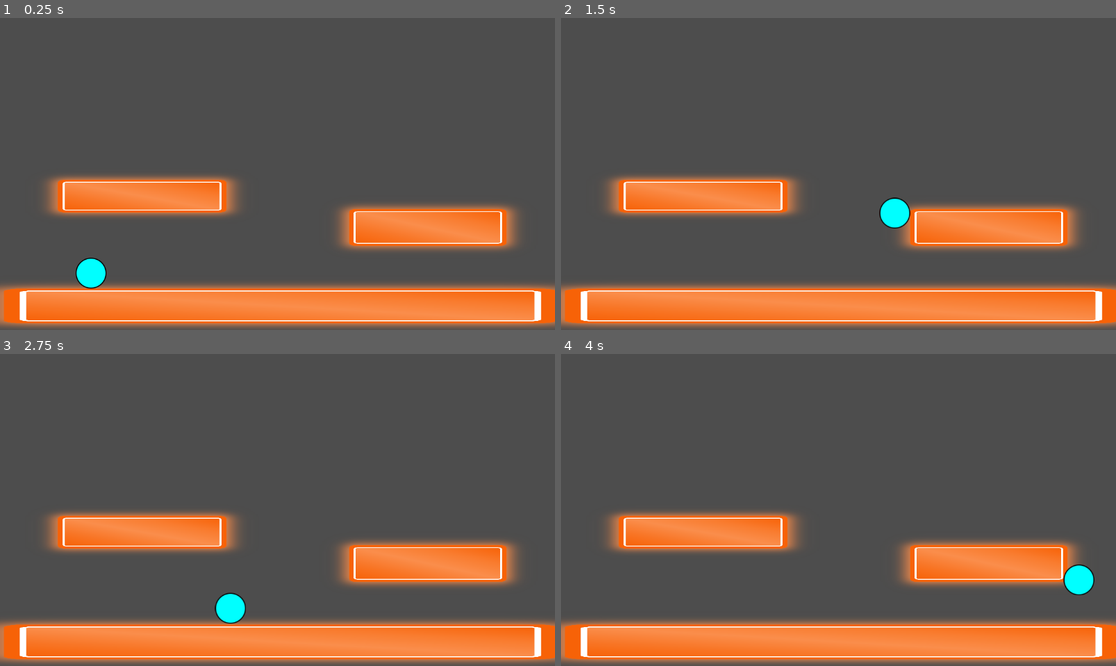
Above: before the commit, frames 1-4 (two rows, left to right).
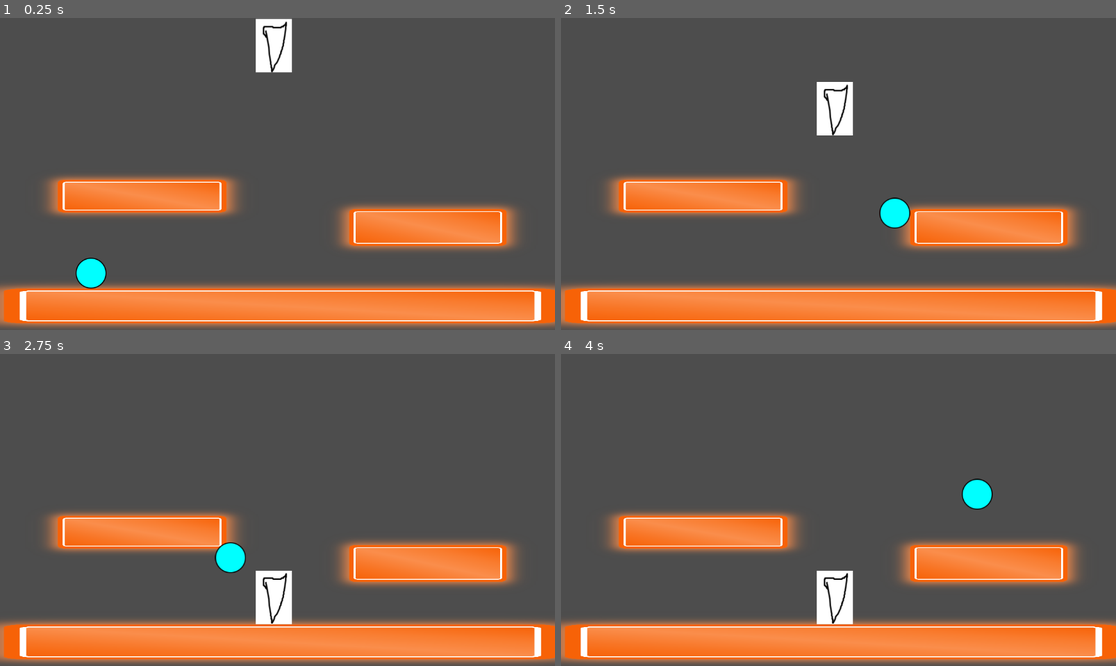
Above: after the commit, the same moments.

Repository: untitledfish/BowlingGame
Game: Godot game, scene res://Scenes/Maps/TestMap.tscn
Two runs of this game, one before a commit and one after it. Both use one fixed random seed, a clock stepped at 60 frames per second and the inputs below.
Inputs:
- Up to frame 1 (0.25 s): no input
- Up to frame 2 (1.5 s): tap Enter at 0.5 s; hold Shift (Run) 0.53-1.28 s; hold Right (ui_right) from 0.53 s (still down); tap Space at 0.77 s; tap Ctrl at 1.35 s
- Up to frame 3 (2.75 s): tap Space at 1.52 s; release Right (ui_right) at 2.03 s; hold Left (ui_left) from 2.03 s (still down); hold Shift (Run) from 2.03 s (still down)
- Up to frame 4 (4 s): release Left (ui_left) at 2.78 s; release Shift (Run) at 2.78 s; hold Right (ui_right) from 2.78 s (still down); tap Ctrl at 2.85 s; tap Space at 3.02, 3.77 s; hold Shift (Run) from 3.53 s (still down)

The runs differ from the first frame. In frame 1, 1.1% of the frame differs, in the area x 46-53%, y 0-18%; in frame 2, 1.1%; in frame 3, 2.0%; in frame 4, 2.0%, in the area x 46-97%, y 39-87%.

Commit message:
Falling Pin Enemy
Also had to adjust collision mask/layers on MC, and made groups for Player and Enemies

Diff:
--- a/Scenes/Characters/MainCharacter.tscn
+++ b/Scenes/Characters/MainCharacter.tscn
@@ -6,19 +6,21 @@
 [sub_resource type="CircleShape2D" id="CircleShape2D_4d8f1"]
 radius = 31.0483
 
-[node name="MainCharacter" type="Node2D"]
+[node name="MainCharacter" type="Node2D" groups=["Player"]]
 
-[node name="CharacterBody2D" type="CharacterBody2D" parent="."]
+[node name="Player" type="CharacterBody2D" parent="."]
 position = Vector2(577, 345)
+collision_layer = 3
+collision_mask = 3
 script = ExtResource("1_qurkh")
 
-[node name="CollisionShape2D" type="CollisionShape2D" parent="CharacterBody2D"]
+[node name="CollisionShape2D" type="CollisionShape2D" parent="Player"]
 shape = SubResource("CircleShape2D_4d8f1")
 
-[node name="BallSprite" type="Sprite2D" parent="CharacterBody2D"]
+[node name="BallSprite" type="Sprite2D" parent="Player"]
 texture = ExtResource("2_b3s68")
 
-[node name="DashCD" type="Timer" parent="CharacterBody2D"]
+[node name="DashCD" type="Timer" parent="Player"]
 one_shot = true
 
-[connection signal="timeout" from="CharacterBody2D/DashCD" to="CharacterBody2D" method="_on_dash_cd_timeout"]
+[connection signal="timeout" from="Player/DashCD" to="Player" method="_on_dash_cd_timeout"]
--- /dev/null
+++ b/Scenes/Characters/pincicle.tscn
@@ -0,0 +1,37 @@
+[gd_scene load_steps=5 format=3 uid="uid://stverqcy4ocr"]
+
+[ext_resource type="Script" path="res://Scripts/Characters/Pincicle.gd" id="1_ut7c6"]
+[ext_resource type="Texture2D" uid="uid://bbt8p5ejrhxkx" path="res://Sprites/Characters/BasicEnemies/pincicle_placeholder.png" id="2_0fhjt"]
+
+[sub_resource type="RectangleShape2D" id="RectangleShape2D_ogikw"]
+size = Vector2(70.25, 40.75)
+
+[sub_resource type="RectangleShape2D" id="RectangleShape2D_7qglg"]
+size = Vector2(75, 111)
+
+[node name="Pincicle" type="Node2D" groups=["Enemies"]]
+
+[node name="CharacterBody2D" type="CharacterBody2D" parent="."]
+collision_layer = 2
+floor_block_on_wall = false
+script = ExtResource("1_ut7c6")
+
+[node name="Sprite2D" type="Sprite2D" parent="CharacterBody2D"]
+texture = ExtResource("2_0fhjt")
+
+[node name="PlayerDetect" type="RayCast2D" parent="CharacterBody2D"]
+collision_mask = 3
+
+[node name="Hitbox" type="Area2D" parent="CharacterBody2D"]
+position = Vector2(0.5, -0.5)
+collision_layer = 3
+collision_mask = 3
+
+[node name="CollisionShape2D" type="CollisionShape2D" parent="CharacterBody2D/Hitbox"]
+position = Vector2(-0.5, 59.5)
+shape = SubResource("RectangleShape2D_ogikw")
+
+[node name="CollisionShape2D" type="CollisionShape2D" parent="CharacterBody2D"]
+shape = SubResource("RectangleShape2D_7qglg")
+
+[connection signal="body_entered" from="CharacterBody2D/Hitbox" to="CharacterBody2D" method="_on_area_2d_body_entered"]
--- a/Scenes/Maps/TestMap.tscn
+++ b/Scenes/Maps/TestMap.tscn
@@ -1,7 +1,8 @@
-[gd_scene load_steps=5 format=3 uid="uid://cm8sqw2s0ep6j"]
+[gd_scene load_steps=6 format=3 uid="uid://cm8sqw2s0ep6j"]
 
 [ext_resource type="Texture2D" uid="uid://crmwxxewbf3ww" path="res://Sprites/Maps/neon-orange-rectangle-banner-neon-rectangle-png-2371563313.png" id="1_4qo1u"]
 [ext_resource type="PackedScene" uid="uid://cdanb0gsgn06m" path="res://Scenes/Characters/MainCharacter.tscn" id="2_03cl6"]
+[ext_resource type="PackedScene" uid="uid://stverqcy4ocr" path="res://Scenes/Characters/pincicle.tscn" id="3_pghe1"]
 
 [sub_resource type="RectangleShape2D" id="RectangleShape2D_r411r"]
 size = Vector2(1153, 30)
@@ -46,3 +47,6 @@
 
 [node name="MainCharacter" parent="." instance=ExtResource("2_03cl6")]
 position = Vector2(-388, 181)
+
+[node name="Pincicle" parent="." groups=["Enemies"] instance=ExtResource("3_pghe1")]
+position = Vector2(569, 58)
--- /dev/null
+++ b/Scripts/Characters/Pincicle.gd
@@ -0,0 +1,48 @@
+extends CharacterBody2D
+
+var detection_set = false
+var falling = false
+var cant_get_up = false
+const fall_speed = 1000
+@onready var Player = get_tree().get_first_node_in_group("Player")
+
+func _ready() -> void:
+	#Big number as a placeholder
+	$PlayerDetect.target_position.y = 10000
+
+func _process(delta: float) -> void:
+	if falling == false:
+		velocity = Vector2(0, 0)
+	#Set up raycasting point to the floor
+	if detection_set == false:
+		var floor_point = $PlayerDetect.get_collision_point()
+		$PlayerDetect.target_position.y = floor_point.y
+		$PlayerDetect.set_collision_mask_value(1, false)
+		detection_set = true
+		await get_tree().create_timer(0.5).timeout
+
+	#Fall when the player runs under
+	if $PlayerDetect.is_colliding() and detection_set == true:
+		is_player()
+		if $PlayerDetect.get_collider() == Player:
+			velocity.y = move_toward(0, $PlayerDetect.target_position.y, fall_speed)
+			falling = true
+
+	if is_on_floor():
+		falling = false
+		cant_get_up = true
+		velocity.y = 0
+		velocity.x = 0
+
+	move_and_slide()
+
+func is_player():
+	if $PlayerDetect.is_colliding():
+		Player = $PlayerDetect.get_collider()
+		return $PlayerDetect.get_collider()
+
+
+func _on_area_2d_body_entered(body: Node2D) -> void: #Attempt at hurting player
+	if body.get_parent().is_in_group("Player") and falling == true:
+		print("owie! :(")
+		get_parent().queue_free()
--- a/project.godot
+++ b/project.godot
@@ -14,6 +14,11 @@
 run/main_scene="res://Scenes/Maps/TestMap.tscn"
 config/features=PackedStringArray("4.3", "GL Compatibility")
 config/icon="res://icon.svg"
+
+[global_group]
+
+Enemies=""
+Player=""
 
 [input]
 
Binary file added: Sprites/Characters/BasicEnemies/pincicle_placeholder.png
Not shown, added: Sprites/Characters/BasicEnemies/pincicle_placeholder.png.import
Not shown, added: Scenes/Characters/pin10D8.tmp
